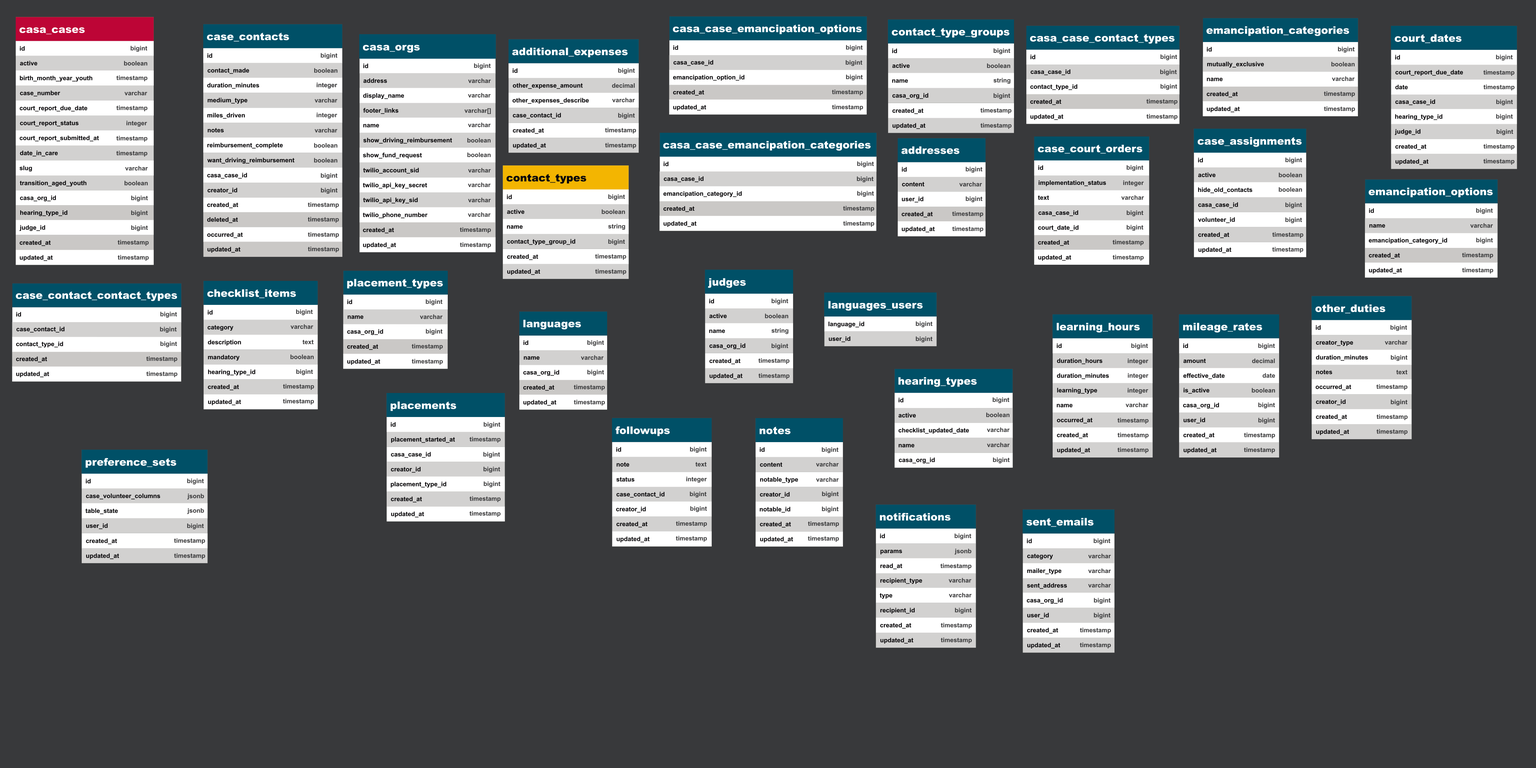
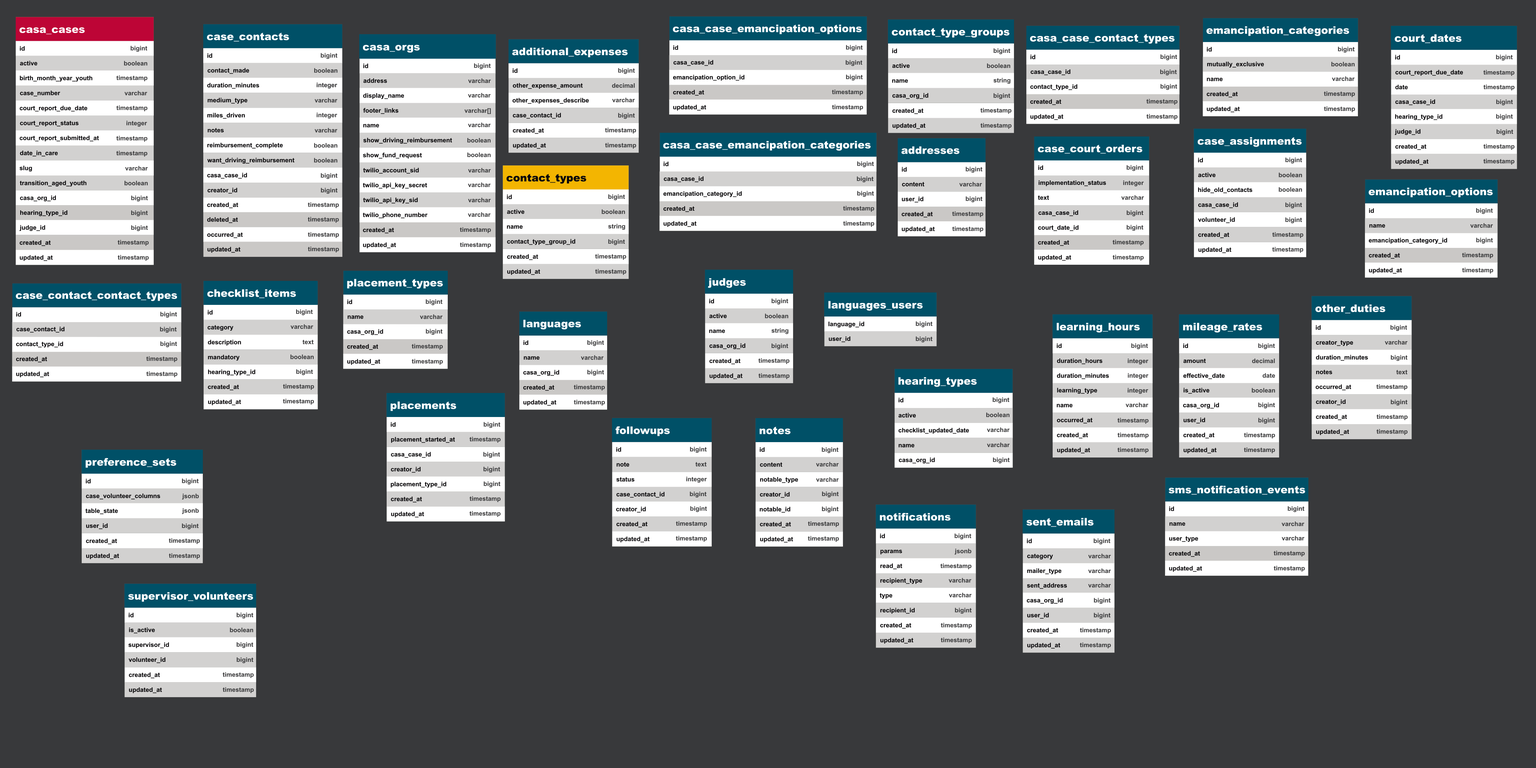
Layers edited between the first and the second 1536x768 image:
pixels changed over 21, 25, 1513, 698 (layer not identified)
